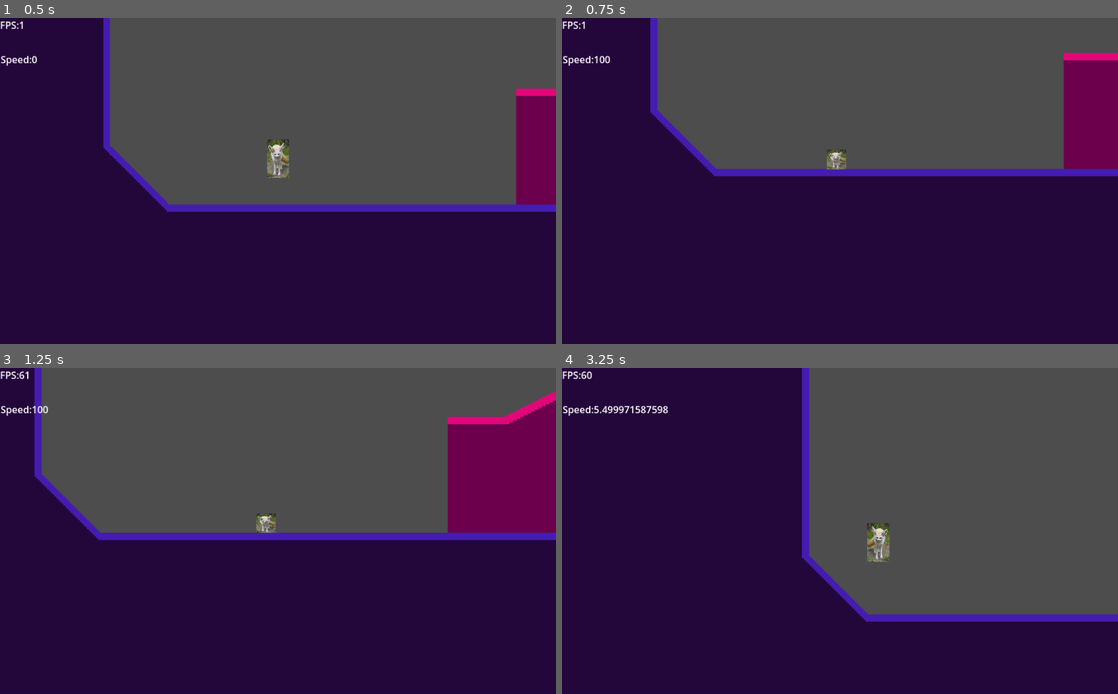
Above: before the commit, frames 1-4 (two rows, left to right).
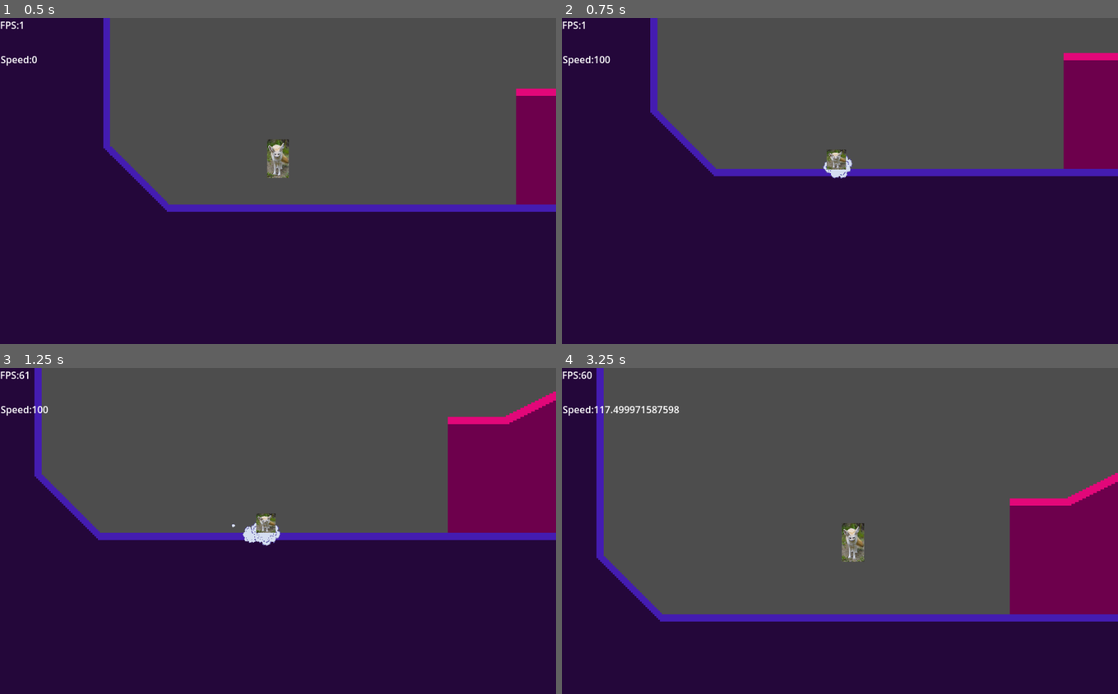
Above: after the commit, the same moments.

Repository: DraethPlace/FencWorks
Game: Godot game, scene res://Scenes/Base Level.tscn
Two runs of this game, one before a commit and one after it. Both use one fixed random seed, a clock stepped at 60 frames per second and the inputs below.
Inputs:
- Up to frame 1 (0.5 s): no input
- Up to frame 2 (0.75 s): hold Right (right) from 0.53 s (still down); hold Down (crouch) from 0.53 s (still down)
- Up to frame 3 (1.25 s): keep holding Right (right); keep holding Down (crouch)
- Up to frame 4 (3.25 s): release Down (crouch) at 1.28 s; tap Down (crouch) at 1.35, 2.3, 3.05 s; release Right (right) at 2.03 s; hold Left (left) 2.03-2.78 s; hold Shift (machdash) 2.03-2.78 s; hold Right (right) from 2.78 s (still down); tap Z (midair) at 2.85 s

Frame 1 is identical in both runs. In frame 2, 0.1% of the frame differs, in the area x 46-53%, y 42-50%; in frame 3, 0.3%; in frame 4, 38%, in the area x 5-100%, y 0-78%.

Commit message:
Fixes?
Did some shit

Diff:
--- a/Scenes/Player.tscn
+++ b/Scenes/Player.tscn
@@ -6,10 +6,10 @@
 [ext_resource type="Texture2D" uid="uid://d0pb236d5yble" path="res://Images/Player/GFX/Dust2.png" id="3_a6p3w"]
 [ext_resource type="Script" path="res://Scripts/Player/GFX/LR.gd" id="3_jyttq"]
 [ext_resource type="Texture2D" uid="uid://ihj0s047k5t5" path="res://Images/Player/GFX/Dust1.png" id="4_a8cyj"]
-[ext_resource type="Script" path="res://Scripts/Player/GFX/RunDust2.gd" id="4_rw4vl"]
-[ext_resource type="Script" path="res://Scripts/Player/GFX/RunDust.gd" id="5_ixs52"]
+[ext_resource type="Script" path="res://Scripts/Player/GFX/RunDust.gd" id="4_rw4vl"]
 [ext_resource type="AudioStream" uid="uid://dotue2tayy81c" path="res://Sounds/Player/Jump.wav" id="6_qrngc"]
 [ext_resource type="AudioStream" uid="uid://c7cgy8v76oixp" path="res://Sounds/Player/Step.wav" id="7_gc6ea"]
+[ext_resource type="Script" path="res://Scripts/Player/GFX/WalkDust.gd" id="7_orl46"]
 [ext_resource type="Script" path="res://Scripts/HUD/PlayerSpeed.gd" id="8_4fvp1"]
 [ext_resource type="Script" path="res://Scripts/Player/Wall.gd" id="8_asppx"]
 
@@ -41,33 +41,19 @@
 anim_speed_min = 4.0
 anim_speed_max = 4.0
 
-[sub_resource type="CanvasItemMaterial" id="CanvasItemMaterial_1vj6n"]
-
-[sub_resource type="Curve" id="Curve_28fb0"]
-bake_resolution = 5
-_data = [Vector2(0, 0), 0.0, 6.3864, 0, 0, Vector2(0.25, 1), 0.0, 0.0, 0, 0, Vector2(1, 0), 0.0, 0.0, 0, 0]
+[sub_resource type="Curve" id="Curve_p36cj"]
+_data = [Vector2(0, 0), 0.0, 7.45893, 0, 0, Vector2(0.25, 1), 0.0, 0.0, 0, 0, Vector2(1, 0), 0.0, 0.0, 0, 0]
 point_count = 3
 
-[sub_resource type="CurveTexture" id="CurveTexture_dqbps"]
-curve = SubResource("Curve_28fb0")
+[sub_resource type="CurveTexture" id="CurveTexture_yt106"]
+curve = SubResource("Curve_p36cj")
 
-[sub_resource type="ParticleProcessMaterial" id="ParticleProcessMaterial_ho1ic"]
+[sub_resource type="ParticleProcessMaterial" id="ParticleProcessMaterial_xgwt4"]
 particle_flag_disable_z = true
 emission_shape_scale = Vector3(1, -1, 1)
-angle_min = 720.0
-angle_max = 720.0
-velocity_pivot = Vector3(0, 100, 0)
-direction = Vector3(0, 1000, 0)
 spread = 0.0
-gravity = Vector3(0, -35, 0)
-attractor_interaction_enabled = false
-scale_curve = SubResource("CurveTexture_dqbps")
-anim_speed_min = 4.0
-anim_speed_max = 4.0
-collision_mode = 1
-collision_friction = 0.0
-collision_bounce = 0.29
-collision_use_scale = true
+gravity = Vector3(0, 0, 0)
+scale_curve = SubResource("CurveTexture_yt106")
 
 [sub_resource type="CapsuleShape2D" id="CapsuleShape2D_krp03"]
 radius = 12.0
@@ -121,19 +107,14 @@
 interpolate = false
 script = ExtResource("4_rw4vl")
 
-[node name="WalkDust" type="GPUParticles2D" parent="CollisionShape2D"]
-light_mask = 2
-visibility_layer = 2
-material = SubResource("CanvasItemMaterial_1vj6n")
-emitting = false
-amount = 1
+[node name="GPUParticles2D" type="GPUParticles2D" parent="CollisionShape2D"]
+show_behind_parent = true
 sub_emitter = NodePath(".")
-process_material = SubResource("ParticleProcessMaterial_ho1ic")
+process_material = SubResource("ParticleProcessMaterial_xgwt4")
 texture = ExtResource("4_a8cyj")
-preprocess = 1.4
 fixed_fps = 60
-draw_order = 0
-script = ExtResource("5_ixs52")
+interpolate = false
+script = ExtResource("7_orl46")
 
 [node name="HitBox" type="CollisionShape2D" parent="."]
 shape = SubResource("CapsuleShape2D_krp03")
@@ -184,6 +165,6 @@
 script = ExtResource("8_4fvp1")
 
 [connection signal="finished" from="CollisionShape2D/RunDust" to="CollisionShape2D/RunDust" method="_on_finished"]
-[connection signal="finished" from="CollisionShape2D/WalkDust" to="CollisionShape2D/WalkDust" method="_on_finished"]
+[connection signal="finished" from="CollisionShape2D/GPUParticles2D" to="CollisionShape2D/GPUParticles2D" method="_on_finished"]
 [connection signal="body_entered" from="Wall" to="." method="_is_wall_touch"]
 [connection signal="body_exited" from="Wall" to="." method="_wall_not_touch"]
--- a/Scenes/WalkDust.gd
+++ /dev/null
@@ -1,11 +0,0 @@
-extends GPUParticles2D
-
-
-# Called when the node enters the scene tree for the first time.
-func _ready():
-	pass # Replace with function body.
-
-
-# Called every frame. 'delta' is the elapsed time since the previous frame.
-func _process(delta):
-	pass
--- a/Scripts/Player/360 Movement.gd
+++ b/Scripts/Player/360 Movement.gd
@@ -46,6 +46,8 @@
 				Twurn.tween_property(self, "rotation", 0, 0.2)
 			else:
 				Twurn.stop()
+		if Midair < 10 and not WallTouch == 0:
+			velocity.y = 100
 
 	if Input.is_action_pressed("crouch"):
 		if abs(Speed)> 50 and Input.is_action_just_pressed("crouch"):
@@ -85,7 +87,7 @@
 	# Code for changing speed around
 	var Dir = Input.get_axis("left", "right")
 	if Dir and (((CtrlLock == "L" or WallTouch == -1) and Input.is_action_pressed("right")) or ((CtrlLock == "R" or WallTouch ==1) and Input.is_action_pressed("left")) or (CtrlLock == "N")) and not crouch == "S":
-		if (not (Speed/(abs(Speed)*Dir)) == 1) and abs(Speed)> 50:
+		if (not (Speed/(abs(Speed)*Dir)) == 1) and abs(Speed)> 100:
 			braking = 1
 			if dash == 0:
 				Speed +=  Dir*Acceleration*2 * ((int(not WallTouch == 0)+1))
@@ -206,6 +208,7 @@
 		if SensorDir == "U" and abs(Speed) < 100:
 			set_up_direction(Vector2.UP)
 			velocity.y = 50
+			SensorDir = "D"
 		if round(rotation_degrees) <= 40 and round(rotation_degrees) >= -40:
 			SensorDir = "D"
 			set_up_direction(Vector2.UP)
@@ -219,17 +222,24 @@
 			SensorDir = "U"
 			set_up_direction(Vector2.DOWN)
 		else:
+			SensorDir = "D"
 			set_up_direction(Vector2.UP)
 			velocity.y = 75
 			Speed = 75 *((int(LR=="L")*2)-1)
 	if dash == 0:
 		floor_max_angle=67.5
-		if round(abs(rotation_degrees)) > 67.5 or SensorDir == "U":
+		if (round(abs(rotation_degrees)) > 67.5 or SensorDir == "U") and WallTouch == 0:
+			Midair = 20
 			if not SensorDir == "U":
 				set_up_direction(Vector2.UP)
-				velocity.x = 75 *((int(VelLR=="L")*2)-1)
-				velocity.y = 10
-				Speed = 50 *((int(VelLR=="L")*2)-1)
+				velocity.x = 75 *((int(LR=="L")*2)-1)
+				velocity.y = 25
+				Speed = 100 *((int(LR=="L")*2)-1)
+			else:
+				if Midair < 5:
+					velocity.y = 200
+					Speed = 75 *((int(LR=="L")*2)-1)
+			SensorDir = "D"
 	else:
 		floor_max_angle=180
 
--- a/Scripts/Player/GFX/RunDust.gd
+++ b/Scripts/Player/GFX/RunDust.gd
@@ -4,23 +4,33 @@
 var finish = 0
 
 func _process(delta):
-	if (round(get_parent().get_parent().Speed) == 0 or not get_parent().get_parent().Midair == 0) or (abs((get_parent().get_parent().Speed)) >= 600 and not get_parent().get_parent().braking == 0):
+	if (round(get_parent().get_parent().Speed) < 100 or not get_parent().get_parent().Midair == 0) or (not abs((get_parent().get_parent().Speed)) >= 600 and not get_parent().get_parent().braking == 0):
 		one_shot = true
 		if finish==1 or not get_parent().get_parent().Midair == 0:
 			emitting = 0
+		speed_scale = (abs(get_parent().get_parent().Speed+0.1))
 	else:
-		if not abs((get_parent().get_parent().Speed)) >= 600:
+		if abs((get_parent().get_parent().Speed)) >= 600:
 			emitting = 1
 			if one_shot == true:
 				one_shot = 0
 			finish = 0
-			texture = load("res://Images/Player/GFX/Dust1.png")
+			texture = load("res://Images/Player/GFX/Dust2.png")
+			process_material.angular_velocity_min = 0
+			process_material.angular_velocity_max = 0
 			explosiveness = abs(0.5/get_parent().get_parent().Speed)
-			amount = 4
-			process_material.scale_min = 1
-			process_material.scale_max = 1
-			process_material.angular_velocity_min = 180
-			process_material.angular_velocity_max = 180
+			process_material.angle_min= -get_parent().get_parent().rotation_degrees
+			process_material.angle_max = -get_parent().get_parent().rotation_degrees
+			amount = 8
+			material.particles_anim_h_frames=2
+			material.particles_animation= true
+			material.particles_anim_h_frames=2
+			process_material.scale_min = 1.75
+			process_material.scale_max = 1.75
+			process_material.angular_velocity_min = 0
+			process_material.angular_velocity_max = 0
+			if not abs(get_parent().get_parent().Speed)< 101:
+				speed_scale = 1
 	print(one_shot, finish)
 
 
--- a/Scripts/Player/GFX/RunDust2.gd
+++ /dev/null
@@ -1,37 +0,0 @@
-extends GPUParticles2D
-
-var type = "D"
-var finish = 0
-
-func _process(delta):
-	if (round(get_parent().get_parent().Speed) == 0 or not get_parent().get_parent().Midair == 0) or (not abs((get_parent().get_parent().Speed)) >= 600 and not get_parent().get_parent().braking == 0):
-		one_shot = true
-		if finish==1 or not get_parent().get_parent().Midair == 0:
-			emitting = 0
-	else:
-		if abs((get_parent().get_parent().Speed)) >= 600:
-			emitting = 1
-			if one_shot == true:
-				one_shot = 0
-			finish = 0
-			texture = load("res://Images/Player/GFX/Dust2.png")
-			process_material.angular_velocity_min = 0
-			process_material.angular_velocity_max = 0
-			explosiveness = abs(0.5/get_parent().get_parent().Speed)
-			process_material.angle_min= -get_parent().get_parent().rotation_degrees
-			process_material.angle_max = -get_parent().get_parent().rotation_degrees
-			amount = 8
-			material.particles_anim_h_frames=2
-			material.particles_animation= true
-			material.particles_anim_h_frames=2
-			process_material.scale_min = 1.75
-			process_material.scale_max = 1.75
-			process_material.angular_velocity_min = 0
-			process_material.angular_velocity_max = 0
-	print(one_shot, finish)
-
-
-func _on_finished():
-	print("allalal")
-	if one_shot == true:
-		finish = 1
--- /dev/null
+++ b/Scripts/Player/GFX/WalkDust.gd
@@ -0,0 +1,38 @@
+extends GPUParticles2D
+
+var type = "D"
+var finish = 0
+
+func _process(delta):
+	if (round(get_parent().get_parent().Speed) < 100 or not get_parent().get_parent().Midair == 0) or (abs((get_parent().get_parent().Speed)) >= 600 and not get_parent().get_parent().braking == 0):
+		one_shot = true
+		if finish==1 or not get_parent().get_parent().Midair == 0:
+			emitting = 0
+			process_material.angular_velocity_min = 180 *((int(get_parent().get_parent().VelLR=="L")*2)-1)
+			process_material.angular_velocity_max = 180 *((int(get_parent().get_parent().VelLR=="L")*2)-1)
+		speed_scale = round(abs(get_parent().get_parent().Speed))/40+0.1
+	else:
+		if not abs((get_parent().get_parent().Speed)) >= 600:
+			emitting = 1
+			if one_shot == true:
+				one_shot = 0
+			finish = 0
+			texture = load("res://Images/Player/GFX/Dust1.png")
+			explosiveness = abs(0.5/get_parent().get_parent().Speed)
+			amount = 4
+			process_material.angle_min = rotation
+			process_material.angle_max = rotation
+			process_material.scale_min = 1
+			process_material.scale_max = 1
+			process_material.gravity.x = sin(rotation)*-50
+			process_material.gravity.y = cos(rotation)*-50
+			if not abs(get_parent().get_parent().Speed)< 101:
+				speed_scale = 1
+			process_material.angular_velocity_max = 180 *((int(get_parent().get_parent().VelLR=="L")*2)-1)
+	print(one_shot, finish)
+
+
+func _on_finished():
+	print("allalal")
+	if one_shot == true:
+		finish = 1
--- a/Scripts/Player/Wall.gd
+++ b/Scripts/Player/Wall.gd
@@ -2,7 +2,7 @@
 
 func _process(delta):
 	global_rotation = 0
-	if not round(get_parent().rotation_degrees) == 0:
+	if not round(get_parent().rotation_degrees)/10 == 0:
 		$Sens.disabled =true
 		monitoring = false
 		monitorable = false
Not shown: 1 places in Scenes/Player.tscn that only renumber resources
